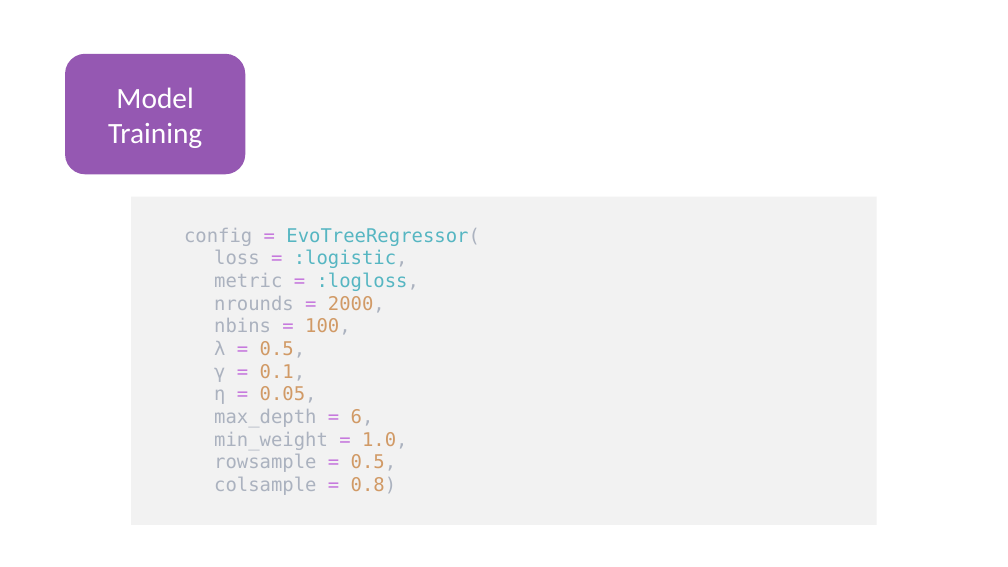
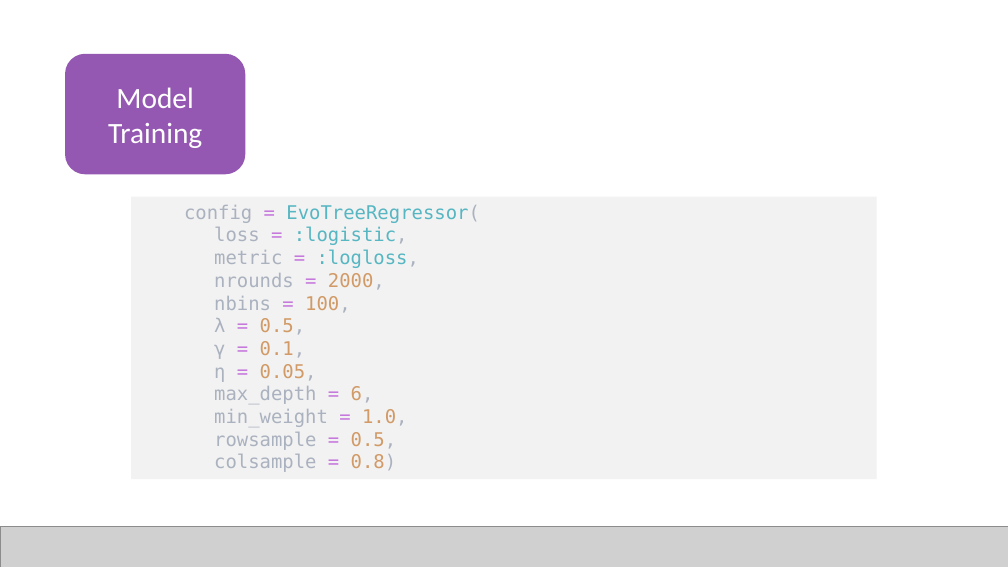
Before and after one commit to JuliaComputing/ScoringEngineDemo.jl, a slide deck: slide 10 of webinar-2022-02-15.pptx. Drawn at 1008x567 pixels with LibreOffice and Linux fonts; fonts in the diff are those of the drawing; grey boxes stand for pictures. Boxes give left, top, right and bottom in pixels: in the first picture for what was removed or moved away, otherwise in the second. Text is boxed around its words. In the diff, an @@ line names an element or a change of style, - is before the commit and + after.

```diff
--- a/webinar-2022-02-15.pptx
+++ b/webinar-2022-02-15.pptx
@@ rectangle "config = EvoTreeRegressor(": place and size @@
-rectangle "config = EvoTreeRegressor(" at bbox=[132, 197, 877, 525]
+rectangle "config = EvoTreeRegressor(" at bbox=[132, 197, 877, 479]
@@ picture added at bbox=[0, 526, 1008, 567] @@
```
Also in this commit, not shown: 12 other slides changed, 1 slide added, 2 slides removed, 5 other files.
